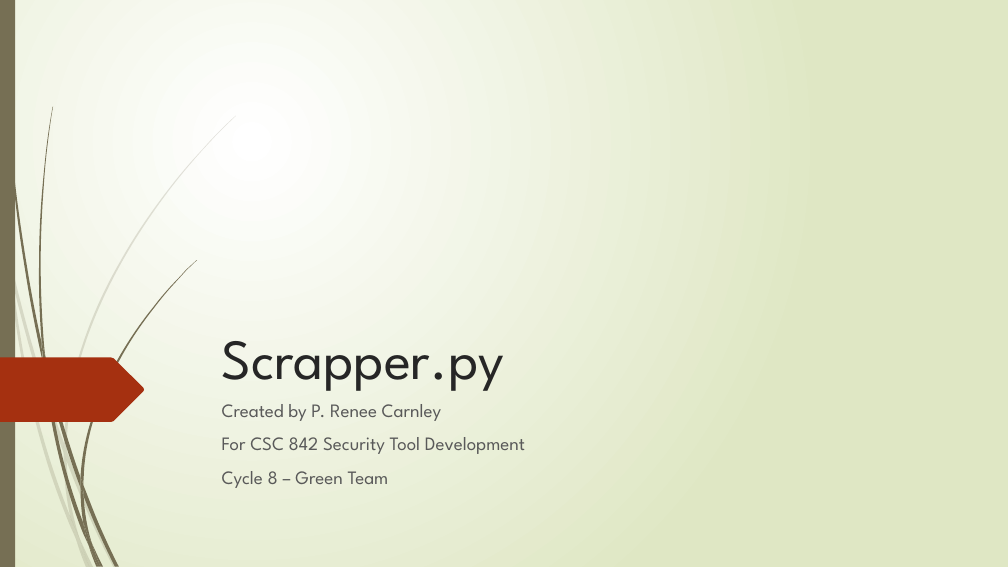
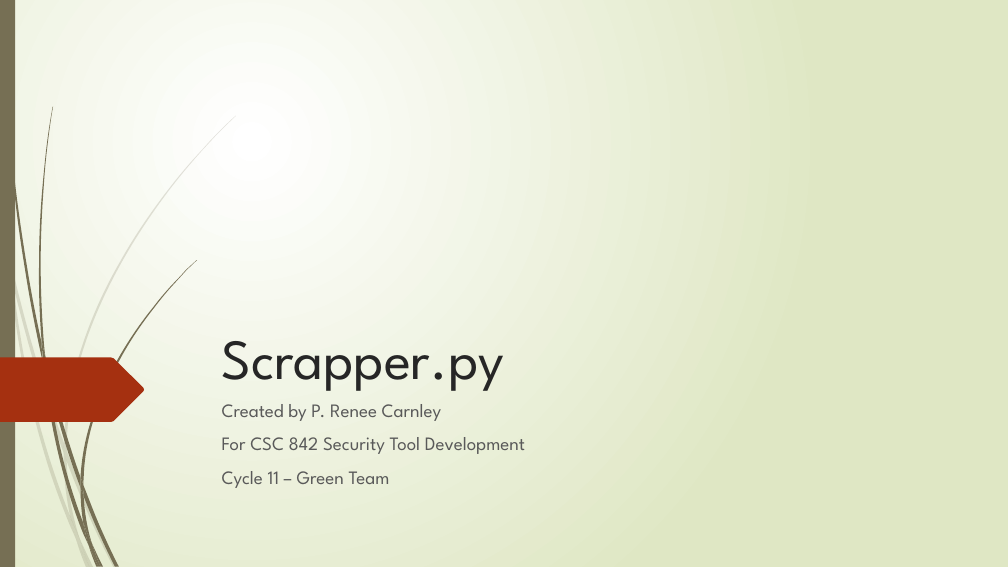
Before and after one commit to nysian/scrapper, a slide deck: slide 1 of Scrapper.pptx. Drawn at 1008x567 pixels with LibreOffice and Linux fonts; fonts in the diff are those of the drawing. Boxes give left, top, right and bottom in pixels: in the first picture for what was removed or moved away, otherwise in the second. Text is boxed around its words. In the diff, an @@ line names an element or a change of style, - is before the commit and + after.

```diff
--- a/Scrapper.pptx
+++ b/Scrapper.pptx
@@ subtitle at bbox=[222, 471, 390, 488]: text changed @@
-Cycle 8 – Green Team
+Cycle 11 – Green Team
```
Also in this commit, not shown: 2 other slides changed, 1 slide added.
